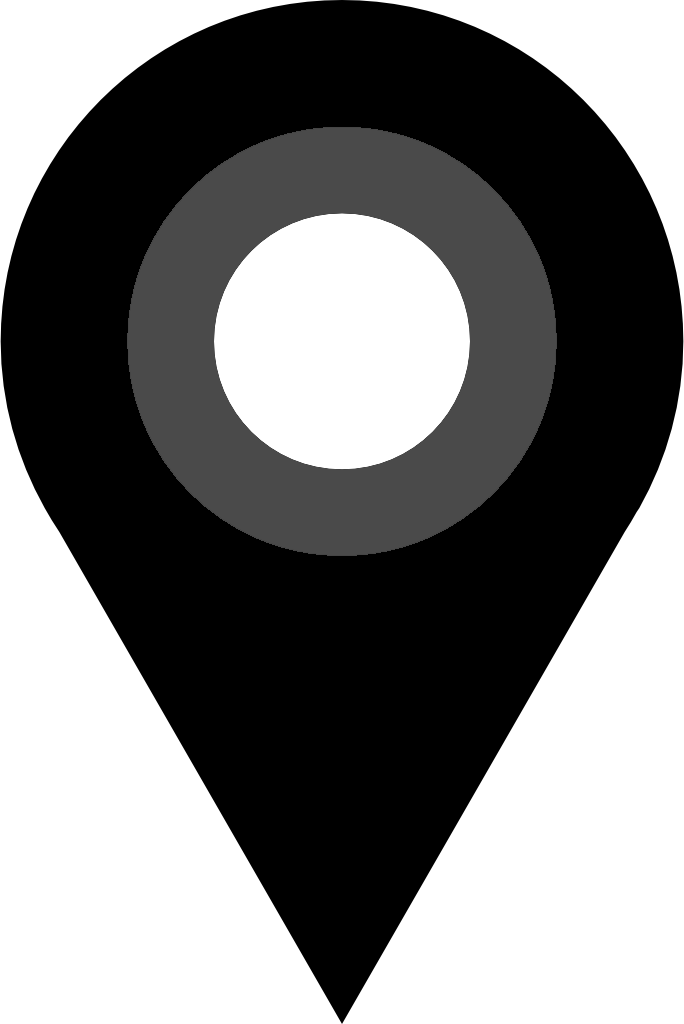
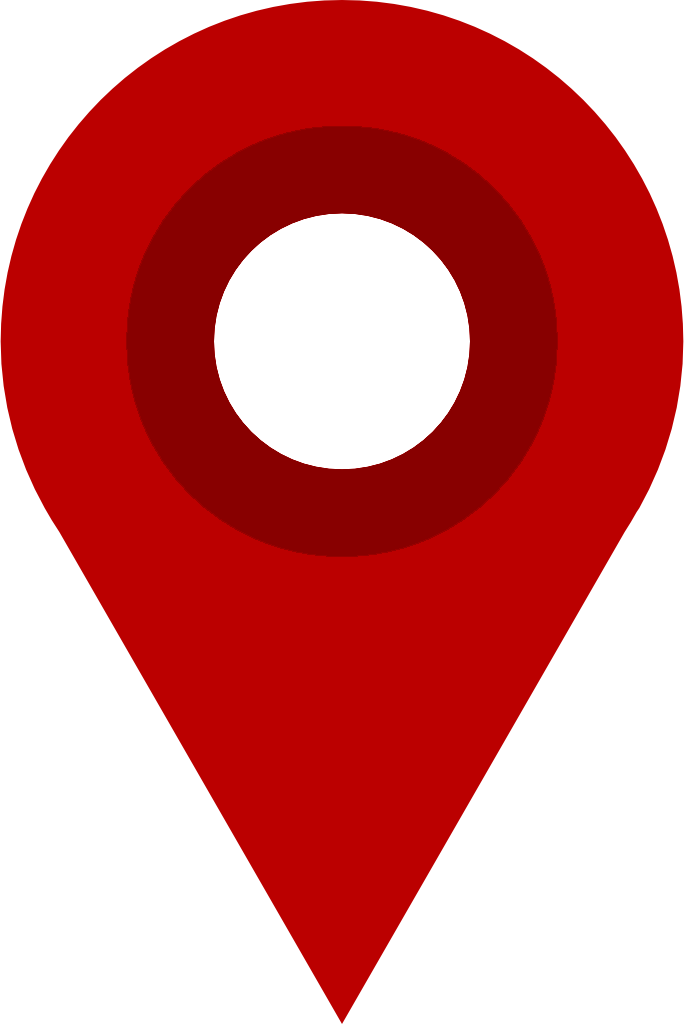
Layers edited between the first and the second 684px x 1024px image:
added layer "Ebene 1" above "Marker" over <box>126,126,558,557</box>
